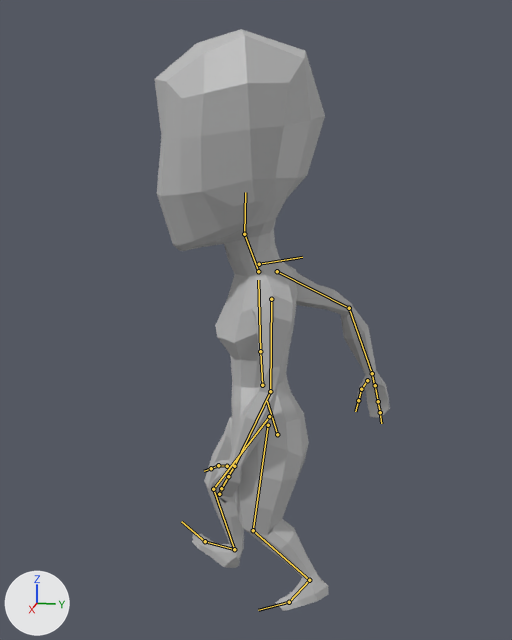
Two versions of the FBX model GGJ Project/Assets/Models/Amazonwalk.fbx, one commit apart.
Before and after are seen from a camera (50 mm lens) standing at (228.7, 39.8, 158.5) and looking at (2.6, -5.4, 102.0). The lights are fixed; the arrows at lower left show +X, +Y and +Z. Both versions are drawn at frame 416 of the action 'Take 001'; the numbers are the values there. The bones that bend it are drawn over the model as lines.

The first picture shows 'Amazon'.
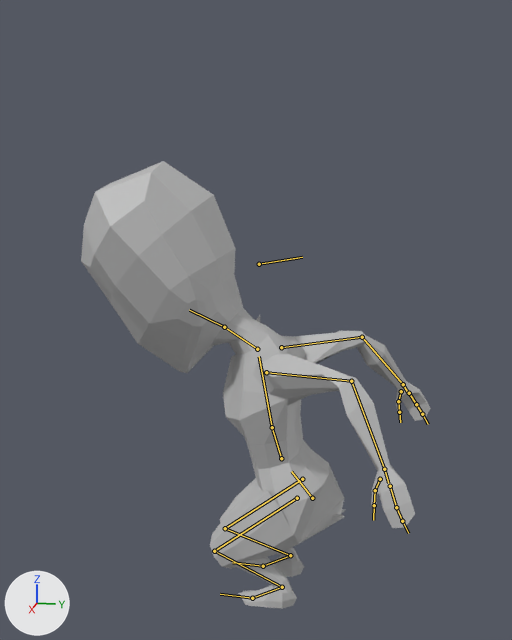
Edits to the scene script, one JSON object a line:
```json
{"block": "bone_hips", "where": "bone_hips = bpy.data.objects['metarig'].pose.bones['hips']"}
{"op": "set", "path": "bone_hips.location", "old": "(0.004, -0.058, 0.02)", "new": "(0.0, -0.319, -0.024)"}
{"op": "set", "path": "bone_hips.rotation_quaternion", "old": "(0.994, -0.006, 0.094, 0.062)", "new": "(0.986, 0.166, 0.0, 0.0)", "note": "degrees (0, 11, 7) -> degrees (19, 0, 0)"}
{"block": "bone_spine", "where": "bone_spine = bpy.data.objects['metarig'].pose.bones['spine']  # child of 'hips'"}
{"op": "set", "path": "bone_spine.rotation_quaternion", "old": "(0.997, 0.054, -0.013, -0.046)", "new": "(1.0, 0.0, 0.0, 0.0)", "note": "degrees (6, -1, -5) -> degrees (0, 0, 0)"}
{"block": "bone_chest", "where": "bone_chest = bpy.data.objects['metarig'].pose.bones['chest']  # child of 'spine'"}
{"op": "set", "path": "bone_chest.rotation_quaternion", "old": "(0.994, 0.043, 0.001, -0.103)", "new": "(1.0, 0.0, 0.0, 0.0)", "note": "degrees (5, 1, -12) -> degrees (0, 0, 0)"}
{"block": "bone_neck", "where": "bone_neck = bpy.data.objects['metarig'].pose.bones['neck']  # child of 'chest'"}
{"op": "set", "path": "bone_neck.rotation_quaternion", "old": "(0.996, -0.053, 0.07, -0.008)", "new": "(0.979, 0.204, 0.0, 0.0)", "note": "degrees (-6, 8, -1) -> degrees (24, 0, 0)"}
{"block": "bone_shoulder_l", "where": "bone_shoulder_l = bpy.data.objects['metarig'].pose.bones['shoulder.L']  # child of 'chest'"}
{"op": "set", "path": "bone_shoulder_l.location", "old": "(0.041, 0.049, 0.058)", "new": "(0.118, 0.109, 0.31)"}
{"op": "set", "path": "bone_shoulder_l.rotation_quaternion", "old": "(0.993, -0.103, 0.019, -0.051)", "new": "(0.986, -0.108, 0.126, -0.003)", "note": "degrees (-12, 2, -6) -> degrees (-13, 14, -2)"}
{"block": "bone_upper_arm_l", "where": "bone_upper_arm_l = bpy.data.objects['metarig'].pose.bones['upper_arm.L']  # child of 'shoulder.L'"}
{"op": "set", "path": "bone_upper_arm_l.location", "old": "(0.04, 0.06, 0.031)", "new": "(0.14, 0.279, 0.045)"}
{"op": "set", "path": "bone_upper_arm_l.rotation_quaternion", "old": "(0.992, -0.008, -0.007, -0.123)", "new": "(0.743, -0.629, 0.062, 0.221)", "note": "degrees (-1, -1, -14) -> degrees (-78, 22, 16)"}
{"block": "bone_forearm_l", "where": "bone_forearm_l = bpy.data.objects['metarig'].pose.bones['forearm.L']  # child of 'upper_arm.L'"}
{"op": "set", "path": "bone_forearm_l.rotation_quaternion", "old": "(0.902, 0.171, 0.385, 0.091)", "new": "(0.729, 0.384, 0.489, 0.286)", "note": "degrees (30, 42, 23) -> degrees (75, 30, 66)"}
{"block": "bone_hand_l", "where": "bone_hand_l = bpy.data.objects['metarig'].pose.bones['hand.L']  # child of 'forearm.L'"}
{"op": "set", "path": "bone_hand_l.rotation_quaternion", "old": "(0.916, 0.052, -0.391, 0.076)", "new": "(0.831, -0.051, -0.552, 0.045)", "note": "degrees (3, -46, 8) -> degrees (-19, -66, 19)"}
{"block": "bone_shoulder_r", "where": "bone_shoulder_r = bpy.data.objects['metarig'].pose.bones['shoulder.R']  # child of 'chest'"}
{"op": "set", "path": "bone_shoulder_r.location", "old": "(0.041, 0.049, 0.058)", "new": "(0.118, 0.109, 0.31)"}
{"op": "set", "path": "bone_shoulder_r.rotation_quaternion", "old": "(0.993, -0.103, 0.019, -0.051)", "new": "(0.986, -0.108, 0.126, -0.003)", "note": "degrees (-12, 2, -6) -> degrees (-13, 14, -2)"}
{"block": "bone_upper_arm_r", "where": "bone_upper_arm_r = bpy.data.objects['metarig'].pose.bones['upper_arm.R']  # child of 'shoulder.R'"}
{"op": "set", "path": "bone_upper_arm_r.location", "old": "(-0.02, 0.03, 0.065)", "new": "(-0.14, 0.279, 0.045)"}
{"op": "set", "path": "bone_upper_arm_r.rotation_quaternion", "old": "(0.876, -0.479, -0.06, -0.008)", "new": "(0.708, -0.682, -0.099, -0.156)", "note": "degrees (-58, -6, 3) -> degrees (-87, -21, -5)"}
{"block": "bone_forearm_r", "where": "bone_forearm_r = bpy.data.objects['metarig'].pose.bones['forearm.R']  # child of 'upper_arm.R'"}
{"op": "set", "path": "bone_forearm_r.rotation_quaternion", "old": "(0.817, 0.273, -0.476, -0.177)", "new": "(0.742, 0.369, -0.49, -0.27)", "note": "degrees (57, -43, -49) -> degrees (73, -32, -64)"}
{"block": "bone_hand_r", "where": "bone_hand_r = bpy.data.objects['metarig'].pose.bones['hand.R']  # child of 'forearm.R'"}
{"op": "set", "path": "bone_hand_r.rotation_quaternion", "old": "(0.861, 0.022, 0.501, -0.087)", "new": "(0.835, -0.05, 0.547, -0.045)", "note": "degrees (-6, 60, -15) -> degrees (-19, 65, -18)"}
{"block": "bone_thigh_l", "where": "bone_thigh_l = bpy.data.objects['metarig'].pose.bones['thigh.L']  # child of 'hips'"}
{"op": "set", "path": "bone_thigh_l.rotation_quaternion", "old": "(0.993, -0.086, -0.023, 0.074)", "new": "(0.796, -0.606, -0.004, 0.015)", "note": "degrees (-10, -2, 9) -> degrees (-75, 1, 2)"}
{"block": "bone_shin_l", "where": "bone_shin_l = bpy.data.objects['metarig'].pose.bones['shin.L']  # child of 'thigh.L'"}
{"op": "set", "path": "bone_shin_l.rotation_quaternion", "old": "(0.903, 0.428, 0.042, -0.004)", "new": "(0.534, 0.845, -0.014, -0.029)", "note": "degrees (51, 5, 2) -> degrees (115, 2, -3)"}
{"block": "bone_foot_l", "where": "bone_foot_l = bpy.data.objects['metarig'].pose.bones['foot.L']  # child of 'shin.L'"}
{"op": "set", "path": "bone_foot_l.rotation_quaternion", "old": "(0.99, -0.133, 0.037, 0.019)", "new": "(0.865, -0.5, -0.048, 0.0)", "note": "degrees (-15, 5, 2) -> degrees (-60, -5, 3)"}
{"block": "bone_thigh_r", "where": "bone_thigh_r = bpy.data.objects['metarig'].pose.bones['thigh.R']  # child of 'hips'"}
{"op": "set", "path": "bone_thigh_r.rotation_quaternion", "old": "(0.944, -0.316, 0.007, 0.096)", "new": "(0.796, -0.606, 0.004, -0.015)", "note": "degrees (-37, 4, 10) -> degrees (-75, -1, -2)"}
{"block": "bone_shin_r", "where": "bone_shin_r = bpy.data.objects['metarig'].pose.bones['shin.R']  # child of 'thigh.R'"}
{"op": "set", "path": "bone_shin_r.rotation_quaternion", "old": "(0.919, 0.391, 0.041, 0.031)", "new": "(0.534, 0.845, 0.014, 0.029)", "note": "degrees (46, 3, 5) -> degrees (115, -2, 3)"}
{"block": "bone_foot_r", "where": "bone_foot_r = bpy.data.objects['metarig'].pose.bones['foot.R']  # child of 'shin.R'"}
{"op": "set", "path": "bone_foot_r.rotation_quaternion", "old": "(0.917, -0.398, 0.038, 0.011)", "new": "(0.865, -0.5, 0.048, 0.0)", "note": "degrees (-47, 5, -1) -> degrees (-60, 5, -3)"}
```

Boxes [x1, y1, x2, y2] around the edits, measured in the pictures (512 x 640 px):
```json
{"object": "Amazon", "change": "posed", "before": [155, 29, 390, 611], "after": [81, 161, 431, 609], "on screen": "49% wider, 23% shorter"}
{"bone": "hips", "before": "(277, 434) to (267, 401)", "after": "(312, 498) to (291, 471)"}
{"bone": "spine", "before": "(262, 385) to (260, 351)", "after": "(281, 458) to (272, 427)"}
{"bone": "chest", "before": "(260, 351) to (258, 280)", "after": "(272, 427) to (259, 356)"}
{"bone": "neck", "before": "(258, 271) to (244, 234)", "after": "(257, 349) to (224, 327)"}
{"bone": "upper_arm.L", "before": "(271, 299) to (270, 391)", "after": "(266, 372) to (351, 381)"}
{"bone": "forearm.L", "before": "(270, 391) to (234, 466)", "after": "(351, 381) to (384, 469)"}
{"bone": "hand.L", "before": "(234, 466) to (229, 474)", "after": "(384, 469) to (388, 483)"}
{"bone": "upper_arm.R", "before": "(277, 271) to (349, 308)", "after": "(281, 347) to (362, 337)"}
{"bone": "forearm.R", "before": "(349, 308) to (372, 373)", "after": "(362, 337) to (403, 384)"}
{"bone": "hand.R", "before": "(372, 373) to (374, 383)", "after": "(403, 384) to (407, 392)"}
{"bone": "thigh.L", "before": "(268, 425) to (253, 530)", "after": "(297, 498) to (214, 551)"}
{"bone": "shin.L", "before": "(253, 530) to (309, 580)", "after": "(214, 551) to (282, 587)"}
{"bone": "foot.L", "before": "(309, 580) to (289, 602)", "after": "(282, 587) to (252, 598)"}
{"bone": "thigh.R", "before": "(269, 416) to (213, 489)", "after": "(302, 479) to (225, 528)"}
{"bone": "shin.R", "before": "(213, 489) to (234, 549)", "after": "(225, 528) to (290, 555)"}
{"bone": "foot.R", "before": "(234, 549) to (205, 541)", "after": "(290, 555) to (263, 566)"}
```
